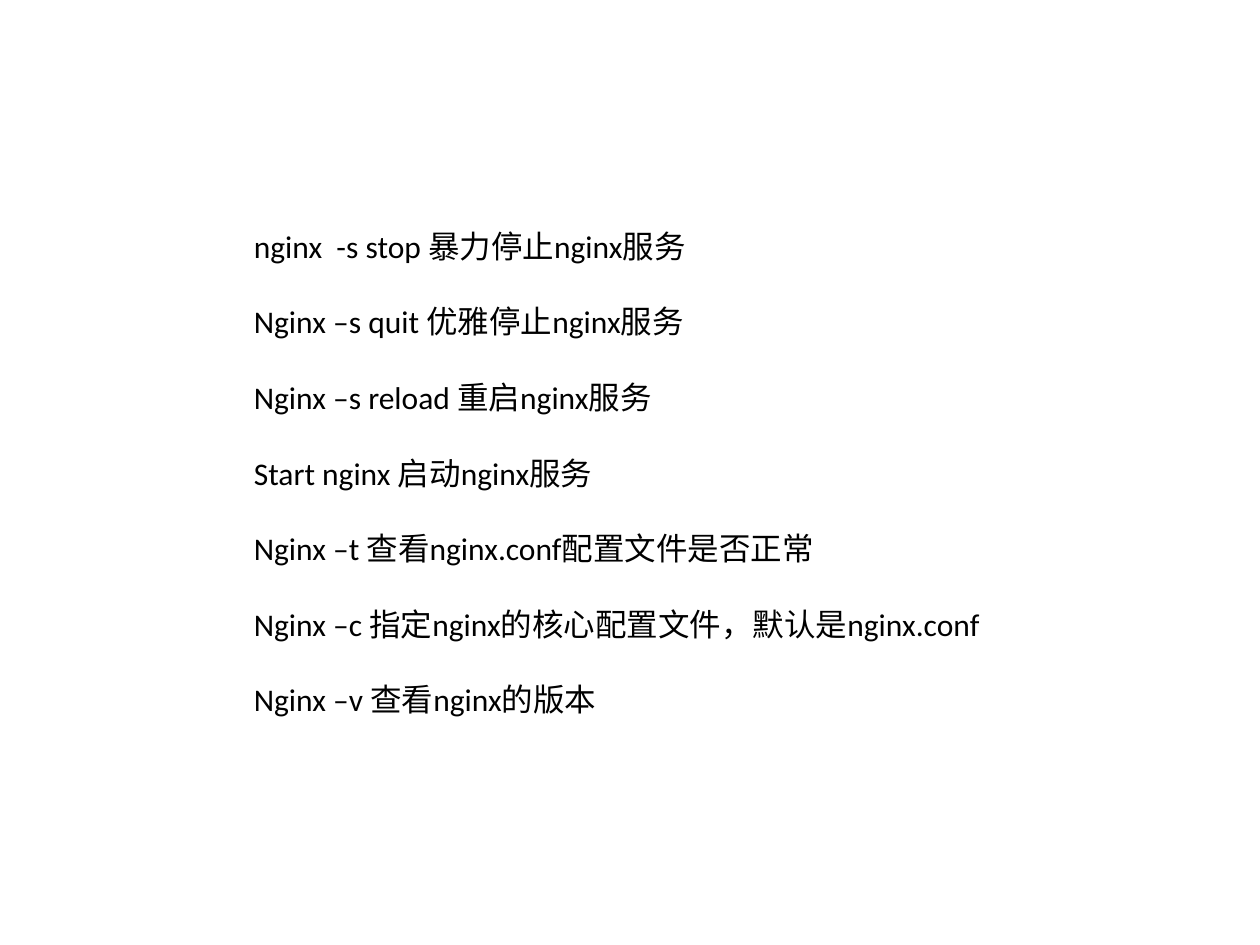
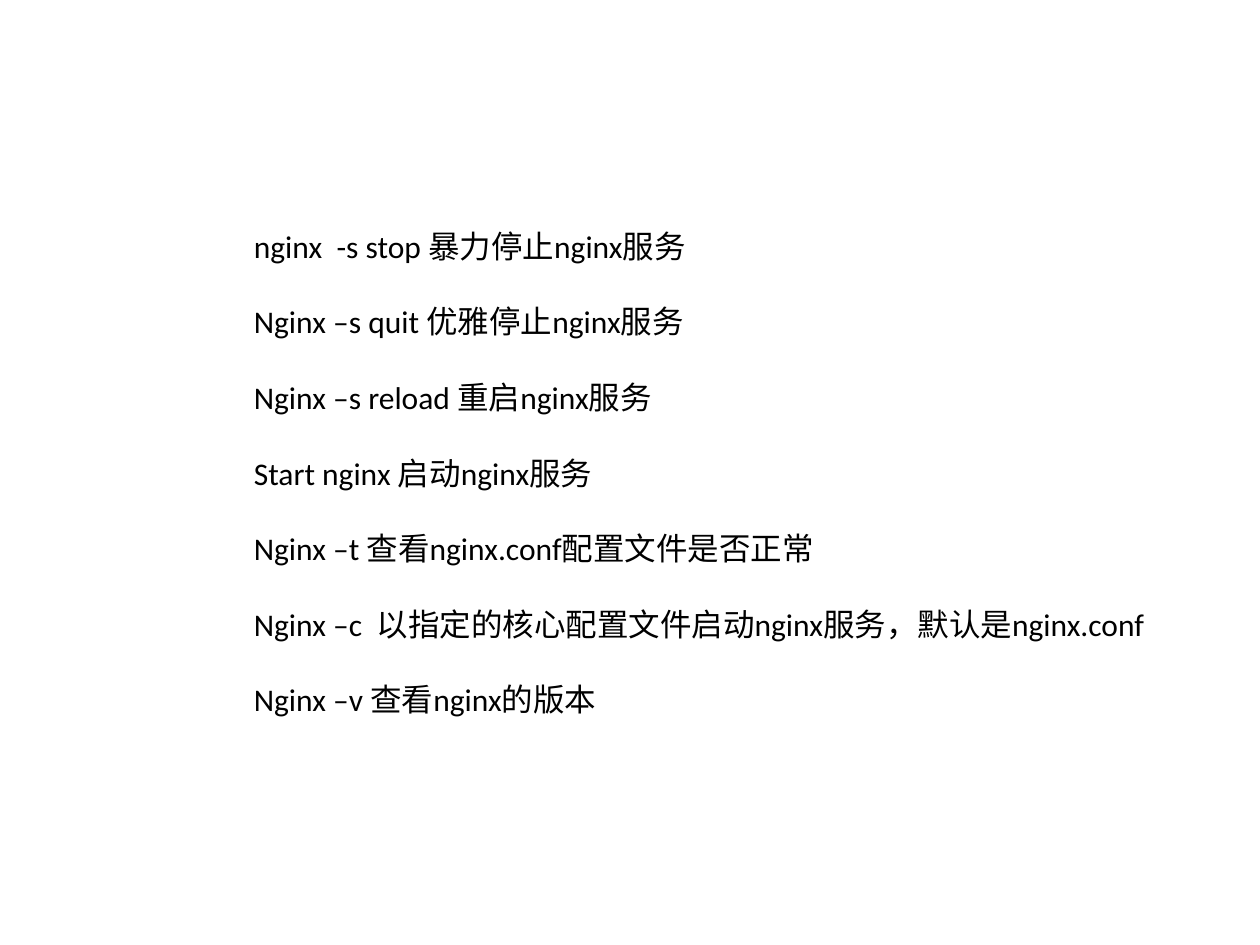
Before and after one commit to xiangming-fang/foodie-dev, a slide deck: slide 1 of doc/ppt/第二阶段/11 nginx常用命令解析.pptx. Drawn at 1260x945 pixels with LibreOffice and Linux fonts; fonts in the diff are those of the drawing. Boxes give left, top, right and bottom in pixels: in the first picture for what was removed or moved away, otherwise in the second. Text is boxed around its words. In the diff, an @@ line names an element or a change of style, - is before the commit and + after.

Commit message:
nginx ppt

```diff
--- a/doc/ppt/第二阶段/11 nginx常用命令解析.pptx
+++ b/doc/ppt/第二阶段/11 nginx常用命令解析.pptx
@@ text at <box>254,609,1144,642</box>: text changed @@
-Nginx –c 指定nginx的核心配置文件，默认是nginx.conf
+Nginx –c 以指定的核心配置文件启动nginx服务，默认是nginx.conf
```
Also in this commit, not shown: 1 slide added, 18 other files.
